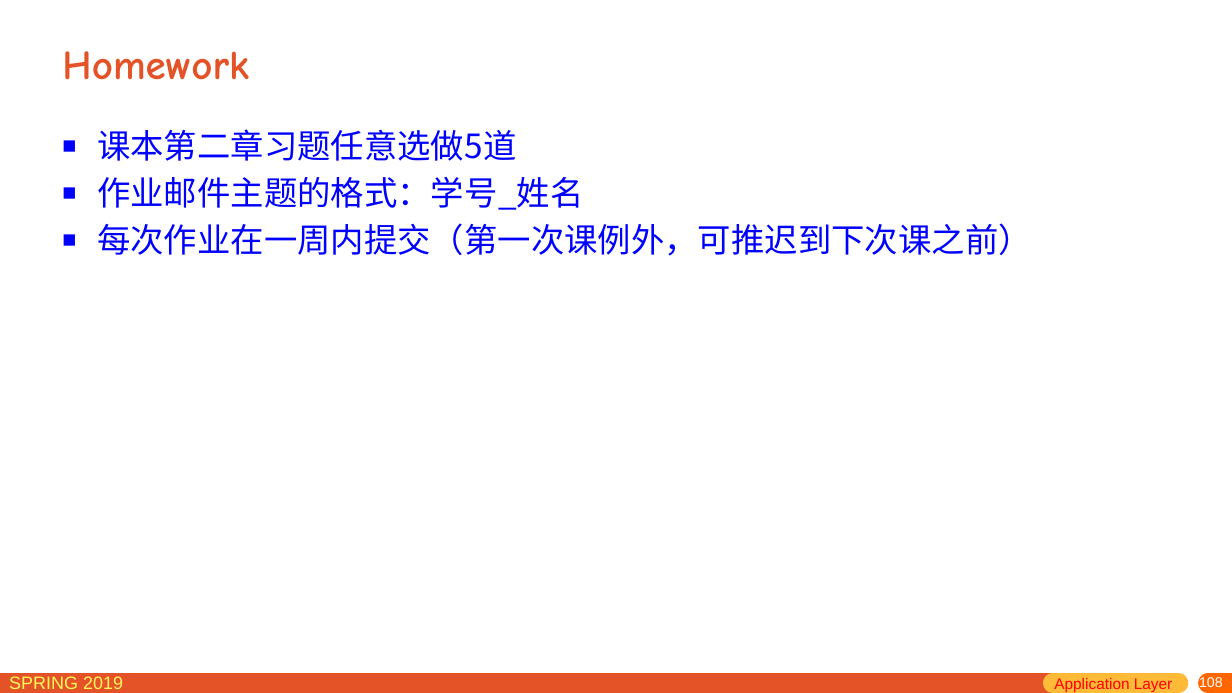
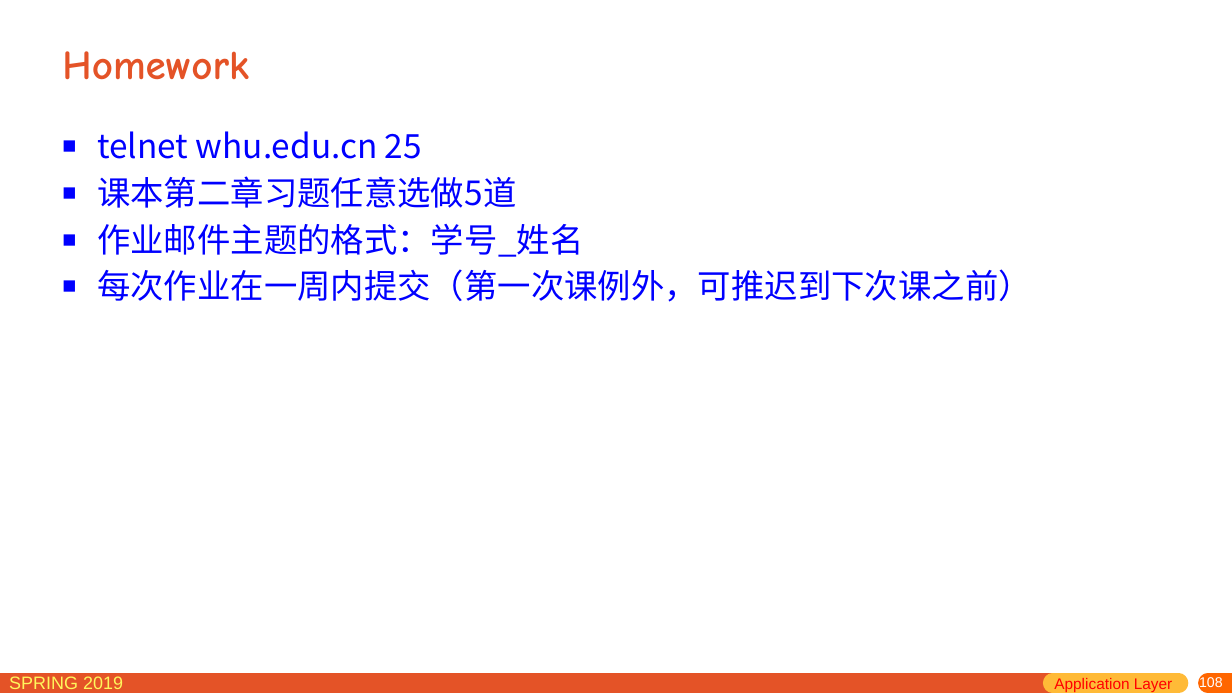
Before and after one commit to jichenghu/PPT_networkDistributed, a slide deck: slide 108 of chapter2.pptx. Drawn at 1232x693 pixels with LibreOffice and Linux fonts; fonts in the diff are those of the drawing. Boxes give left, top, right and bottom in pixels: in the first picture for what was removed or moved away, otherwise in the second. Text is boxed around its words. In the diff, an @@ line names an element or a change of style, - is before the commit and + after.

```diff
--- a/chapter2.pptx
+++ b/chapter2.pptx
@@ text at bbox=[97, 131, 422, 159]: paragraph added @@
+■ telnet whu.edu.cn 25
```
Also in this commit, not shown: 2 other slides changed.
